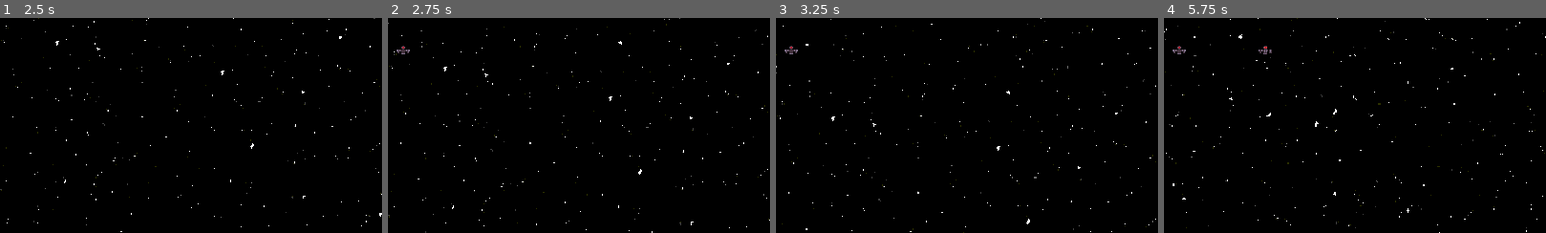
Above: before the commit, frames 1-4 (left to right).
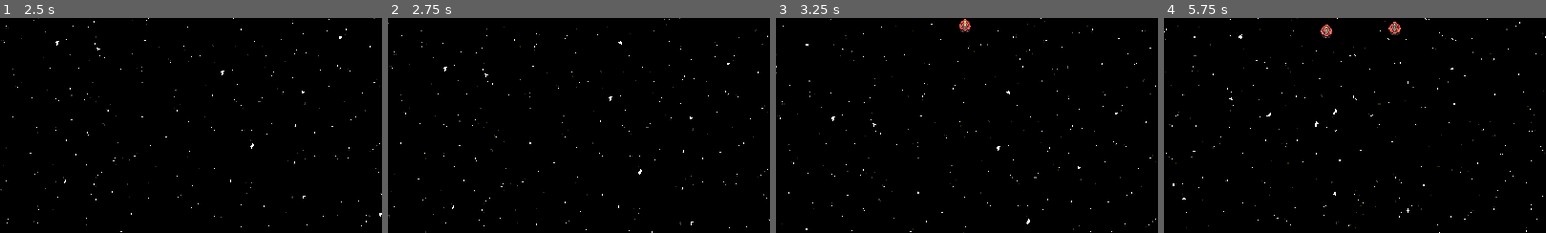
Above: after the commit, the same moments.

Repository: vezer1993/space-shooter-roguelike
Game: Godot game, scene res://Scenes/game.tscn
Two runs of this game, one before a commit and one after it. Both use one fixed random seed, a clock stepped at 60 frames per second and the inputs below.
Inputs (mouse positions are % of the whole screen's width and height, from its top left):
- Up to frame 1 (2.5 s): move the mouse to (72, 45) at 0.52 s; hold D (move_right) 0.53-1.28 s; tap Shift (dodge) at 0.6 s; move the mouse to (30, 55) at 1.27 s; hold S (move_down) 1.28-2.03 s; click (30, 55) at 1.35 s; move the mouse to (60, 28) at 2.02 s; hold D (move_right) from 2.03 s (still down); tap Space (rotate) at 2.1 s
- Up to frame 2 (2.75 s): keep holding D (move_right)
- Up to frame 3 (3.25 s): move the mouse to (45, 70) at 2.77 s; release D (move_right) at 2.78 s; hold W (move_forward) from 2.78 s (still down); tap Shift (dodge) at 2.85 s
- Up to frame 4 (5.75 s): move the mouse to (80, 65) at 3.52 s; release W (move_forward) at 3.53 s; hold A (move_left) 3.53-5.03 s; click (80, 65) at 3.6 s; move the mouse to (20, 35) at 4.27 s; tap Space (rotate) at 4.35 s; move the mouse to (55, 50) at 5.02 s; hold S (move_down) from 5.03 s (still down); tap Shift (dodge) at 5.1 s
The pictures show only the part of the screen within x 17-67%, y 0-50%; the shares and areas given below are measured in that part.

Frame 1 is identical in both runs. In frame 2, less than 0.1% of the frame differs, in the area x 2-6%, y 12-17%; in frame 3, 0.2%; in frame 4, 0.4%, in the area x 2-62%, y 1-17%.

Commit message:
enemy movement
enemy movement

Diff:
--- a/Scenes/Components/Enemies/EnemySpawner.gd
+++ b/Scenes/Components/Enemies/EnemySpawner.gd
@@ -11,8 +11,9 @@
 	enemy_container = get_node("../Enemies")
 
 	spawn_list = [
-		{ "enemy": 0, "count": 1, "delay": 2.5, "area": Rect2(0, 0, 400, 50) },
-		{ "enemy": 0, "count": 1, "delay": 2.5, "area": Rect2(10, 10, 400, 50) },
+		{ "enemy": 0, "count": 1, "delay": 2.5, "area": Rect2(100, -80, 600, 50) },
+		{ "enemy": 0, "count": 1, "delay": 2.5, "area": Rect2(20, -80, 600, 50) },
+		{ "enemy": 0, "count": 1, "delay": 2.5, "area": Rect2(150, -80, 600, 50) },
 	]
 
 	if(enabled):
--- a/Scenes/Components/Enemies/types/enemy_template.gd
+++ b/Scenes/Components/Enemies/types/enemy_template.gd
@@ -1,5 +1,28 @@
 extends CharacterBody2D
 
+var lifetime := 0.0
+var center_position: Vector2
+var amplitude_x: float
+var amplitude_y: float
+var speed: float
+var frequency: float
 
 func _ready():
-	print("Enemy is alive")
+	center_position = global_position
+	amplitude_x = randf_range(50.0, 150.0)
+	amplitude_y = randf_range(30.0, 100.0)
+	speed = randf_range(0.8, 1.5)
+	frequency = randf_range(1.0, 2.5)
+
+func _process(delta):
+	lifetime += delta
+	var t = lifetime * speed
+	var offset = Vector2(
+		amplitude_x * cos(t * frequency),
+		amplitude_y * sin(t)
+	)
+	global_position = center_position + offset + Vector2(0, t * 20)  # slowly drifts down
+
+	# Optional: despawn if far off screen
+	if global_position.y > 1000 or global_position.x < -200 or global_position.x > 2000:
+		queue_free()
--- a/Scenes/Components/Enemies/types/enemy_template.tscn
+++ b/Scenes/Components/Enemies/types/enemy_template.tscn
@@ -1,7 +1,7 @@
 [gd_scene load_steps=4 format=3 uid="uid://br5in0wjpa45q"]
 
 [ext_resource type="Script" path="res://Scenes/Components/Enemies/types/enemy_template.gd" id="1_37ewh"]
-[ext_resource type="Texture2D" uid="uid://bcj77tpdrjgdq" path="res://Art/playerShutlle/Main Ship/Main Ship - Engines/PNGs/Main Ship - Engines - Base Engine.png" id="1_bdhp1"]
+[ext_resource type="Texture2D" uid="uid://q43xb4y1kpeq" path="res://Art/Enemies/enemy_1.png" id="2_chunl"]
 
 [sub_resource type="CircleShape2D" id="CircleShape2D_u4ayy"]
 radius = 13.0
@@ -12,7 +12,7 @@
 script = ExtResource("1_37ewh")
 
 [node name="Sprite2D" type="Sprite2D" parent="."]
-texture = ExtResource("1_bdhp1")
+texture = ExtResource("2_chunl")
 
 [node name="CollisionShape2D" type="CollisionShape2D" parent="."]
 position = Vector2(-1, 4)
--- a/Scripts/playershuttle.gd
+++ b/Scripts/playershuttle.gd
@@ -42,19 +42,16 @@
 			dodge(horizontal_direction)
 
 func _physics_process(delta: float) -> void:
-	var horizontal_direction := Input.get_axis("move_left", "move_right")
-	var vertical_direction := Input.get_axis("move_forward", "move_down")
+	var direction := Vector2(
+		Input.get_axis("move_left", "move_right"),
+		Input.get_axis("move_forward", "move_down")
+	)
 
-	if horizontal_direction != 0:
-		velocity.x = horizontal_direction * SPEED
+	if direction != Vector2.ZERO:
+		direction = direction.normalized()
+		velocity = direction * SPEED
 	else:
-		velocity.x = 0.0  # Instant stop for crispness
-
-	# Set vertical velocity
-	if vertical_direction != 0:
-		velocity.y = vertical_direction * SPEED
-	else:
-		velocity.y = 0.0  # Instant stop for crispness
+		velocity = Vector2.ZERO
 
 	move_and_slide()
 
@@ -62,6 +59,7 @@
 		$EngineEffectComponent.play_thrust()
 	else:
 		$EngineEffectComponent.play_idle()
+
 
 func rotate_shuttle():
 	if not is_flipped:
Binary file added: Art/Enemies/enemy_1.png
Not shown, added: Art/Enemies/enemy_1.png.import
